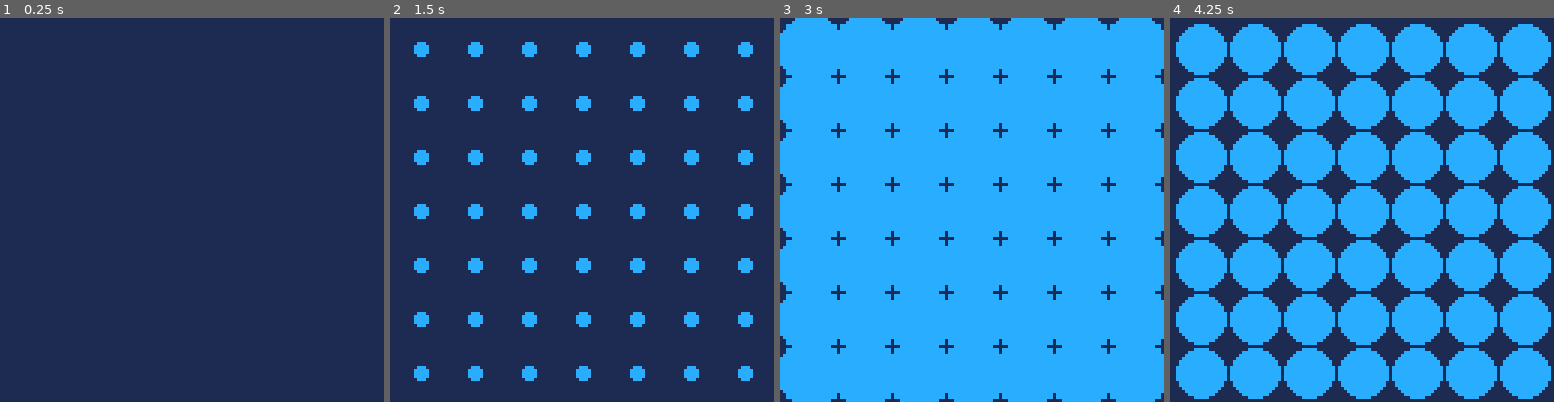
Above: before the commit, frames 1-4 (left to right).
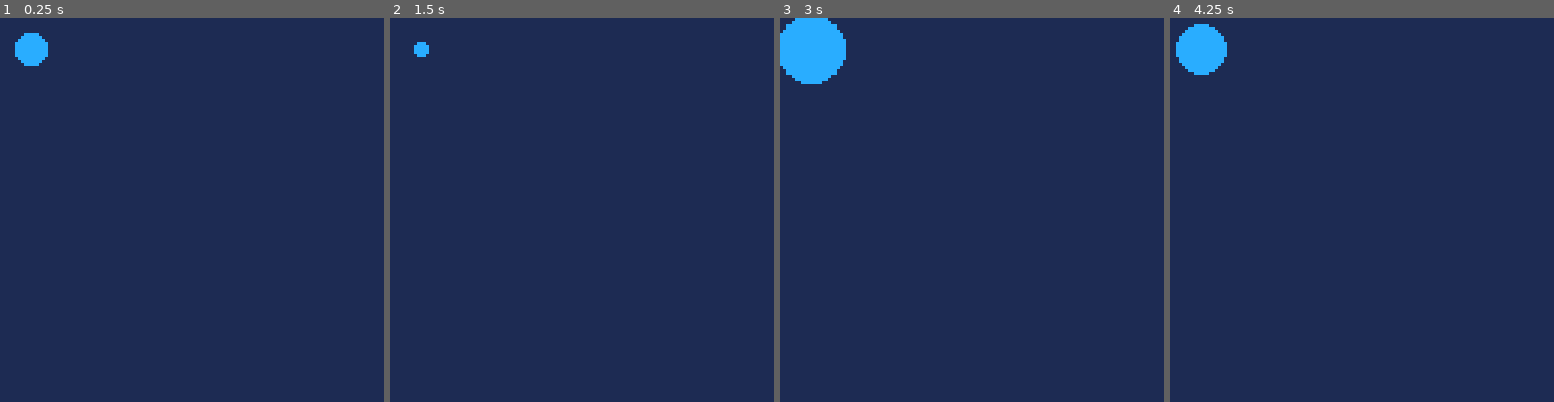
Above: after the commit, the same moments.

Repository: joaquimgamero/pico8-experiments
Game: PICO-8 cartridge circles.p8
The game is run twice, just before and just after one commit, with the same random seed, the same clock (stepped at 60 frames per second) and the same inputs.
Inputs:
- Up to frame 1 (0.25 s): no input
- Up to frame 2 (1.5 s): tap X (X key) at 0.33, 1.07 s
- Up to frame 3 (3 s): tap X (X key) at 1.85, 2.97 s
- Up to frame 4 (4.25 s): tap X (X key) at 4.08 s

The runs differ from the first frame. In frame 1, 0.6% of the frame differs, in the area x 3-13%, y 3-13%; in frame 2, 6.2%; in frame 3, 94%, in the area x 0-100%, y 0-100%; in frame 4, 65%.

Commit message:
feat: add a delay to the circle, check for drawing

Diff:
--- a/circles.p8
+++ b/circles.p8
@@ -13,29 +13,37 @@
  shrink_amount=(r+offset)/life
 
  circles={}
+ generate_circles()
 end
 
 function _draw()
  cls(1)
 
  foreach(circles, function(c)
-   circfill(c.x, c.y, c.r, c.clr)
+   if c.delay <= 0 then
+    circfill(c.x, c.y, c.r, c.clr)
+   end
  end)
 end
 
 function _update()
- -- press x
+ -- if x button is pressed, regenerate the circles
  if btn(5) then
+  circles={}
   generate_circles()
  end
 
  -- update circles
  for circle in all(circles) do
-  if circle.life>0 then
-   circle.r-=shrink_amount
-   circle.life-=1
+  if circle.delay <= 0 then
+   if circle.life>0 then
+    circle.r-=shrink_amount
+    circle.life-=1
+   else
+    del(circles,circle)
+   end
   else
-   del(circles,circle)
+   circle.delay+=1
   end
  end
 end
@@ -43,6 +51,8 @@
 function generate_circles()
  local row=1
  local col=1
+ -- delay before a circle starts shrinking
+ local delay=0
 
  for i=1,n_circs_row^2 do
   add(circles,{
@@ -51,9 +61,11 @@
    life=life,
    x=col+r,
    y=row+r,
+   delay=delay,
   })
 
   col+=r*2
+  delay+=1 -- increment the delay for each subsequent circle
 
   -- change to next row
   if col+r*2 >= 128 then
